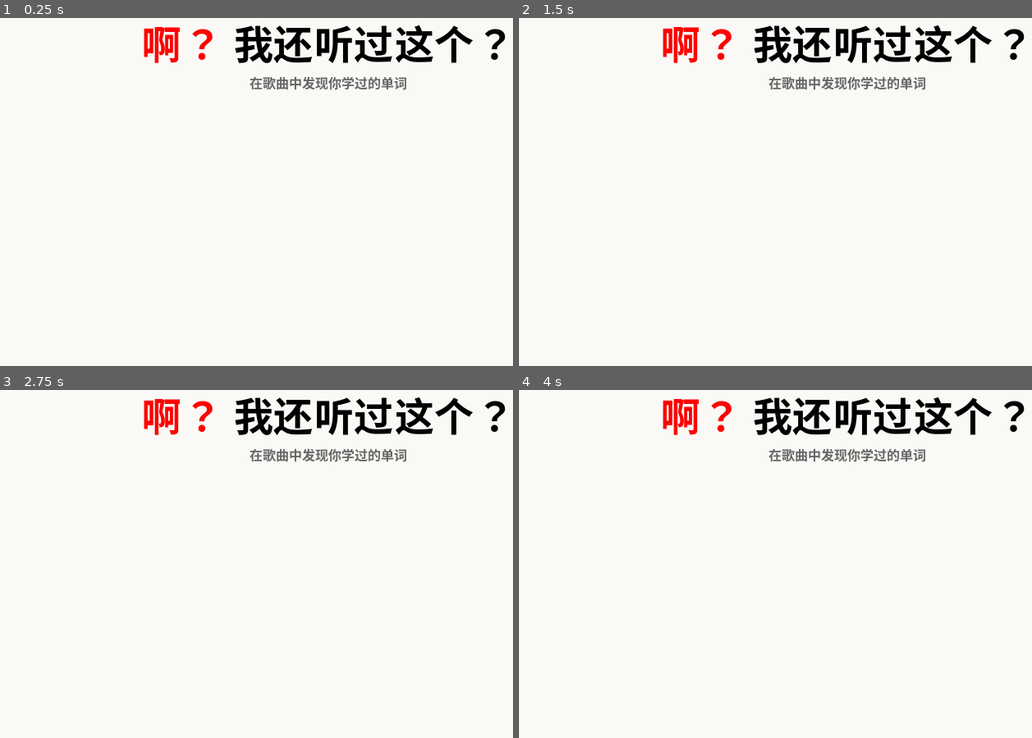
Above: before the commit, frames 1-4 (two rows, left to right).
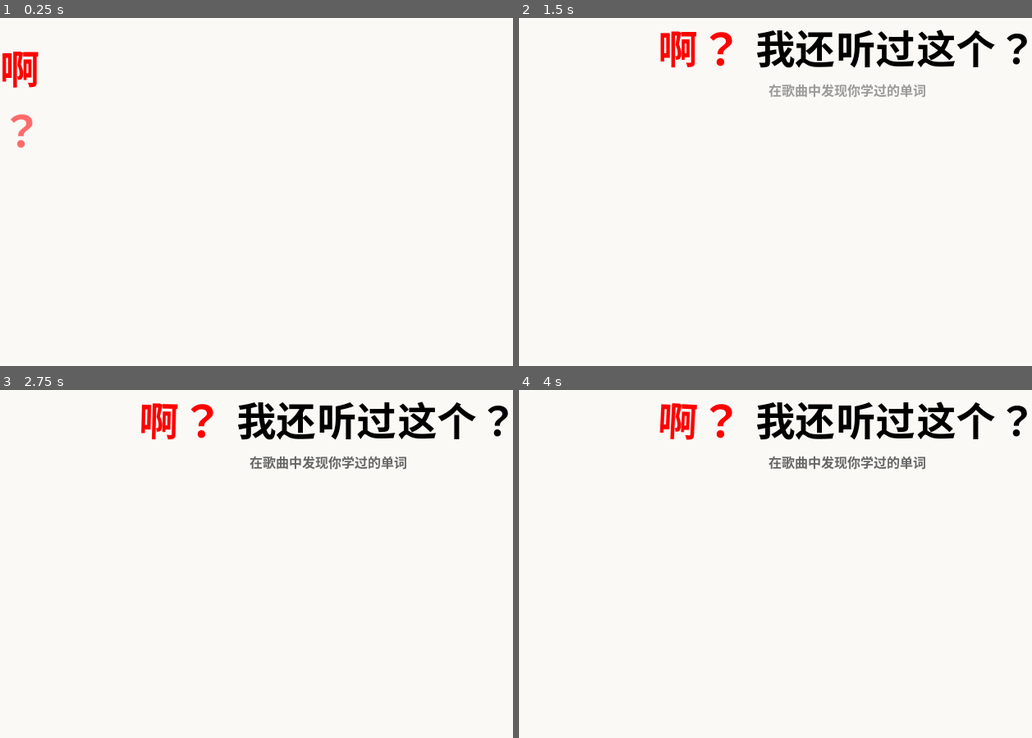
Above: after the commit, the same moments.

Repository: xingguix/wait-ive-heard-this
Game: Godot game, scene res://main.tscn
Same seed, same stepped clock (60 frames per second), same inputs: the game is played once before the commit and once after it.
Inputs:
- Up to frame 1 (0.25 s): no input
- Up to frame 2 (1.5 s): tap Enter at 1.25 s
- Up to frame 3 (2.75 s): tap Space at 2 s
- Up to frame 4 (4 s): tap Enter at 2.75 s; tap Space at 3.5 s

The runs differ from the first frame. In frame 1, 4.5% of the frame differs, in the area x 0-99%, y 2-38%; in frame 2, 5.2%; in frame 3, 5.2%, in the area x 27-100%, y 2-23%; in frame 4, 5.2%.

Commit message:
Add animated title scripts and scene changes
Introduce script-driven title animations and update main scene layout. Adds title_h_box_animation.gd (plays per-label fade/scale/rotation tweens by duplicating labels and animating copies, with special wobble for question marks) and title_v_box.gd (orchestrates startup and fades the tagline). Adds a small looping rotation tween for the main Chinese label (啊.gd). Updates main.tscn to register the new scripts as external resources, restructure containers (outer VBoxContainer + nested TitleVBox), attach scripts to TitleVBox/TitleHBox/啊, adjust anchors/offsets, and increase 问号Red font size from 96 to 106. Removes the old AnimationPlayer node in favor of these script-driven animations.

Diff:
--- a/main.tscn
+++ b/main.tscn
@@ -1,6 +1,9 @@
 [gd_scene format=3 uid="uid://bl8decfsbhyw"]
 
 [ext_resource type="Script" uid="uid://juvwnl8ucm6e" path="res://main.gd" id="1_ig7tw"]
+[ext_resource type="Script" uid="uid://bhkyjxpjn11px" path="res://scripts/title_h_box_animation.gd" id="2_0xm2m"]
+[ext_resource type="Script" uid="uid://0p3huy8pbl4u" path="res://scripts/title_v_box.gd" id="2_h2yge"]
+[ext_resource type="Script" uid="uid://b03tvs7f1n4v0" path="res://scripts/啊.gd" id="4_1bvp3"]
 
 [node name="Control" type="Control" unique_id=661203023]
 layout_mode = 3
@@ -22,61 +25,68 @@
 grow_vertical = 2
 color = Color(0.98039216, 0.9764706, 0.9647059, 1)
 
-[node name="TitleVBox" type="VBoxContainer" parent="." unique_id=938291940]
+[node name="VBoxContainer" type="VBoxContainer" parent="." unique_id=1888842455]
 layout_mode = 1
-anchors_preset = 10
+anchors_preset = 14
+anchor_top = 0.5
 anchor_right = 1.0
-offset_bottom = 386.0
+anchor_bottom = 0.5
+offset_top = -400.0
+offset_bottom = 400.0
 grow_horizontal = 2
-alignment = 1
+grow_vertical = 2
 
-[node name="TitleHBox" type="HBoxContainer" parent="TitleVBox" unique_id=1910254666]
+[node name="TitleVBox" type="VBoxContainer" parent="VBoxContainer" unique_id=938291940]
 layout_mode = 2
 alignment = 1
+script = ExtResource("2_h2yge")
 
-[node name="啊" type="Label" parent="TitleVBox/TitleHBox" unique_id=634512641]
+[node name="TitleHBox" type="HBoxContainer" parent="VBoxContainer/TitleVBox" unique_id=1910254666]
+layout_mode = 2
+alignment = 1
+script = ExtResource("2_0xm2m")
+
+[node name="啊" type="Label" parent="VBoxContainer/TitleVBox/TitleHBox" unique_id=634512641]
 layout_mode = 2
 theme_override_colors/font_color = Color(1, 0, 0, 1)
 theme_override_font_sizes/font_size = 96
 text = "啊"
+script = ExtResource("4_1bvp3")
 
-[node name="问号Red" type="Label" parent="TitleVBox/TitleHBox" unique_id=1333914937]
+[node name="问号Red" type="Label" parent="VBoxContainer/TitleVBox/TitleHBox" unique_id=1333914937]
 layout_mode = 2
 theme_override_colors/font_color = Color(1, 0, 0, 1)
-theme_override_font_sizes/font_size = 96
+theme_override_font_sizes/font_size = 106
 text = "？ "
 
-[node name="我还" type="Label" parent="TitleVBox/TitleHBox" unique_id=765756979]
+[node name="我还" type="Label" parent="VBoxContainer/TitleVBox/TitleHBox" unique_id=765756979]
 layout_mode = 2
 theme_override_colors/font_color = Color(0, 0, 0, 1)
 theme_override_font_sizes/font_size = 96
 text = "我还"
 
-[node name="听过" type="Label" parent="TitleVBox/TitleHBox" unique_id=1854720514]
+[node name="听过" type="Label" parent="VBoxContainer/TitleVBox/TitleHBox" unique_id=1854720514]
 layout_mode = 2
 theme_override_colors/font_color = Color(0, 0, 0, 1)
 theme_override_font_sizes/font_size = 96
 text = "听过"
 
-[node name="这个" type="Label" parent="TitleVBox/TitleHBox" unique_id=91641805]
+[node name="这个" type="Label" parent="VBoxContainer/TitleVBox/TitleHBox" unique_id=91641805]
 layout_mode = 2
 theme_override_colors/font_color = Color(0, 0, 0, 1)
 theme_override_font_sizes/font_size = 96
 text = "这个"
 
-[node name="问号Black" type="Label" parent="TitleVBox/TitleHBox" unique_id=1758104425]
+[node name="问号Black" type="Label" parent="VBoxContainer/TitleVBox/TitleHBox" unique_id=1758104425]
 layout_mode = 2
 theme_override_colors/font_color = Color(0, 0, 0, 1)
 theme_override_font_sizes/font_size = 96
 text = "？"
 
-[node name="在歌曲中" type="Label" parent="TitleVBox" unique_id=2129481661]
+[node name="在歌曲中" type="Label" parent="VBoxContainer/TitleVBox" unique_id=2129481661]
 layout_mode = 2
 theme_override_colors/font_color = Color(0.4, 0.4, 0.4, 1)
 theme_override_font_sizes/font_size = 32
 text = "在歌曲中发现你学过的单词"
 horizontal_alignment = 1
 vertical_alignment = 1
-
-[node name="TitleAnimationPlayer" type="AnimationPlayer" parent="TitleVBox" unique_id=1030774672]
-root_node = NodePath("../..")
--- /dev/null
+++ b/scripts/title_h_box_animation.gd
@@ -0,0 +1,60 @@
+extends HBoxContainer
+
+@onready var grand_parent: Control = $"../.."
+
+func play_h_box_animation() -> Tween:
+	var children_copies: Array[Label] = []
+
+	# ===== 复制并脱离布局 =====
+	for i in get_children():
+		if i is Label:
+			var new_control: Label = i.duplicate()
+			children_copies.append(new_control)
+
+			new_control.position = grand_parent.make_canvas_position_local(i.global_position)
+			grand_parent.call_deferred("add_child", new_control)
+
+			i.hide()
+			new_control.hide()
+
+	assert(children_copies.size() > 0)
+
+	var tween = create_tween()
+
+	# ===== 基础节奏：逐字淡入 =====
+	for label: Label in children_copies:
+		label.modulate.a = 0
+		label.scale = Vector2(0.92, 0.92)
+
+		tween.tween_callback(label.show)
+
+		tween.parallel().tween_property(label, "modulate:a", 1.0, 0.12)
+		tween.parallel().tween_property(label, "scale", Vector2.ONE, 0.12)\
+			.set_trans(Tween.TRANS_QUAD)\
+			.set_ease(Tween.EASE_OUT)
+
+		# ===== 问号专属效果 =====
+		if label.text == "？" or label.text == "?":
+			label.pivot_offset = label.size / 2
+			label.rotation = -0.18
+
+			tween.tween_property(label, "rotation", 0.12, 0.10)
+			tween.tween_property(label, "rotation", -0.06, 0.10)
+			tween.tween_property(label, "rotation", 0.0, 0.10)
+
+		# 字符之间的节奏间隔
+		tween.tween_interval(0.045)
+
+	# ===== 收尾：还原原始节点 =====
+	tween.tween_callback(func():
+		for i in get_children():
+			if i is Label:
+				if (i.text == "啊"):
+					i.pivot_offset = i.size/2
+					i.tween.play()
+				i.show()
+		for c in children_copies:
+			c.queue_free()
+	)
+
+	return tween
--- /dev/null
+++ b/scripts/title_v_box.gd
@@ -0,0 +1,12 @@
+extends VBoxContainer
+
+@onready var title_h_box: HBoxContainer = $TitleHBox
+
+func _ready() -> void:
+	await create_tween().tween_interval(0.01).finished
+	play_animation()
+
+func play_animation() -> void:
+	var tween: Tween = title_h_box.play_h_box_animation()
+	$"在歌曲中".self_modulate.a = 0
+	tween.tween_property($"在歌曲中", "self_modulate", Color(1, 1, 1, 1), 0.3)
--- /dev/null
+++ b/scripts/啊.gd
@@ -0,0 +1,18 @@
+extends Label
+
+var tween: Tween
+
+func _ready() -> void:
+	tween = create_tween()
+	tween.set_loops()
+	tween.tween_property(self, "rotation", PI/60, 3)\
+		.set_trans(Tween.TRANS_SINE)\
+		.set_ease(Tween.EASE_IN_OUT)
+	tween.tween_callback(
+		func ():
+			self.rotation = PI/60)
+	tween.tween_property(self, "rotation", -PI/60, 3)\
+		.set_trans(Tween.TRANS_SINE)\
+		.set_ease(Tween.EASE_IN_OUT)
+
+	tween.pause()
Not shown, added: scripts/title_h_box_animation.gd.uid
Not shown, added: scripts/title_v_box.gd.uid
Not shown, added: scripts/啊.gd.uid
